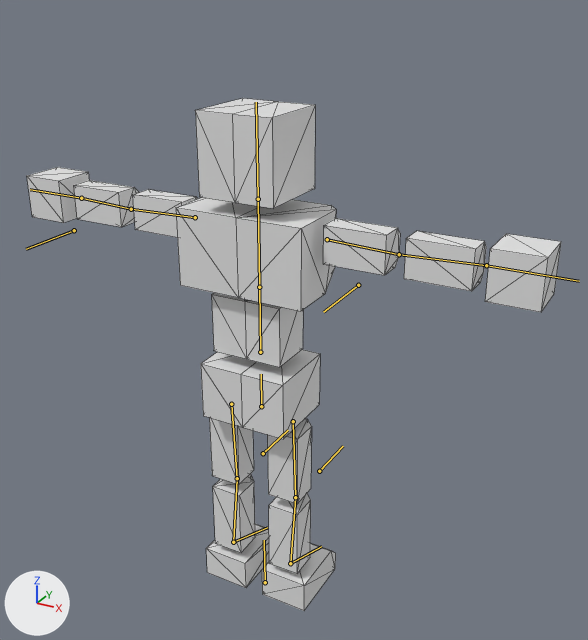
The glTF model BrowserGame/public/models/ToyQuest.glb: old version first, new version second.
Rendered twice from a 50 mm lens placed at (9.95, -16.31, 12.04), pointed at (0.57, 0.75, 3.51). The axes (+X, +Y, +Z) are drawn at lower left. The lights are the same throughout. Both versions are drawn at frame 12 of the action '01_rightarm.greet'; the numbers are the values there. The bones that bend it are drawn over the model as lines. Mesh edges are drawn as thin lines.

In view in the first picture: '立方体'.
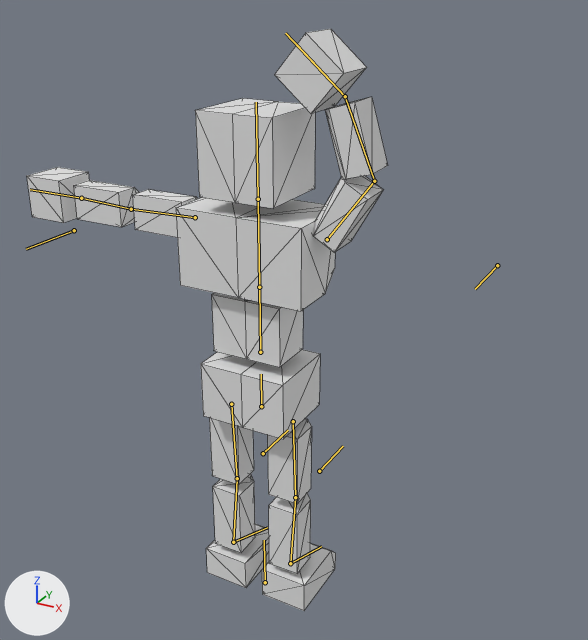
The change, as a diff of the scene's bpy script:
```diff
--- a/BrowserGame/public/models/ToyQuest.glb.py
+++ b/BrowserGame/public/models/ToyQuest.glb.py
@@ bone_upper_arm_l @@
 bone_upper_arm_l = bpy.data.objects['アーマチュア'].pose.bones['upper arm.L']  # child of 'chest'
-bone_upper_arm_l.rotation_quaternion = (1.0, 0.0, 0.0, 0.0)  # degrees (0, 0, 0)
+bone_upper_arm_l.rotation_quaternion = (0.603, -0.358, 0.66, 0.27)  # degrees (31, 98, 84)
@@ bone_forearm_l @@
 bone_forearm_l = bpy.data.objects['アーマチュア'].pose.bones['forearm.L']  # child of 'upper arm.L'
-bone_forearm_l.rotation_quaternion = (1.0, 0.0, 0.0, 0.0)  # degrees (0, 0, 0)
+bone_forearm_l.rotation_quaternion = (0.918, -0.396, 0.0, -0.008)  # degrees (-47, 0, -1)
@@ bone_hand_l @@
 bone_hand_l = bpy.data.objects['アーマチュア'].pose.bones['hand.L']  # child of 'forearm.L'
-bone_hand_l.rotation_quaternion = (1.0, 0.0, 0.0, 0.0)  # degrees (0, 0, 0)
+bone_hand_l.rotation_quaternion = (0.668, -0.202, -0.69, 0.194)  # degrees (-94, -57, 93)
```

Pixel boxes [x1, y1, x2, y2] of what changed, in the pictures (588 x 640 px):
'立方体', posed (32% narrower, 13% taller): before [27, 98, 561, 611]; after [27, 29, 388, 611]
bone 'upper arm.L', root to tip: before (327, 239) to (399, 254); after (327, 239) to (374, 181)
bone 'forearm.L', root to tip: before (399, 254) to (486, 265); after (374, 181) to (345, 96)
bone 'hand.L', root to tip: before (486, 265) to (579, 281); after (345, 96) to (285, 33)
